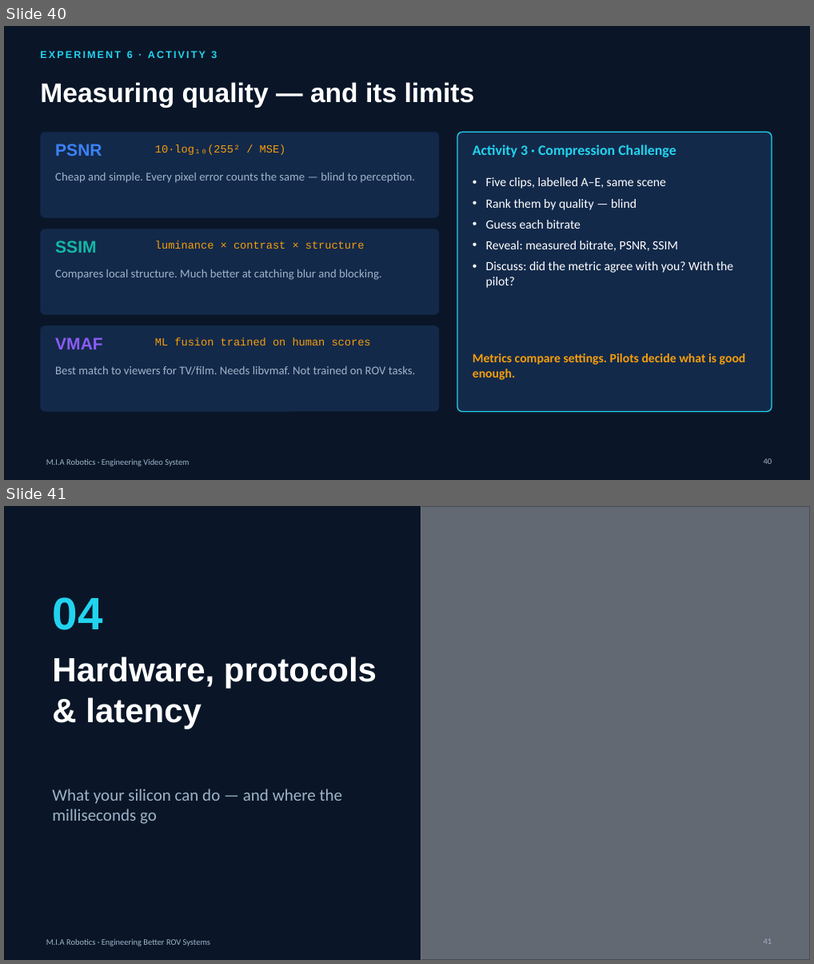
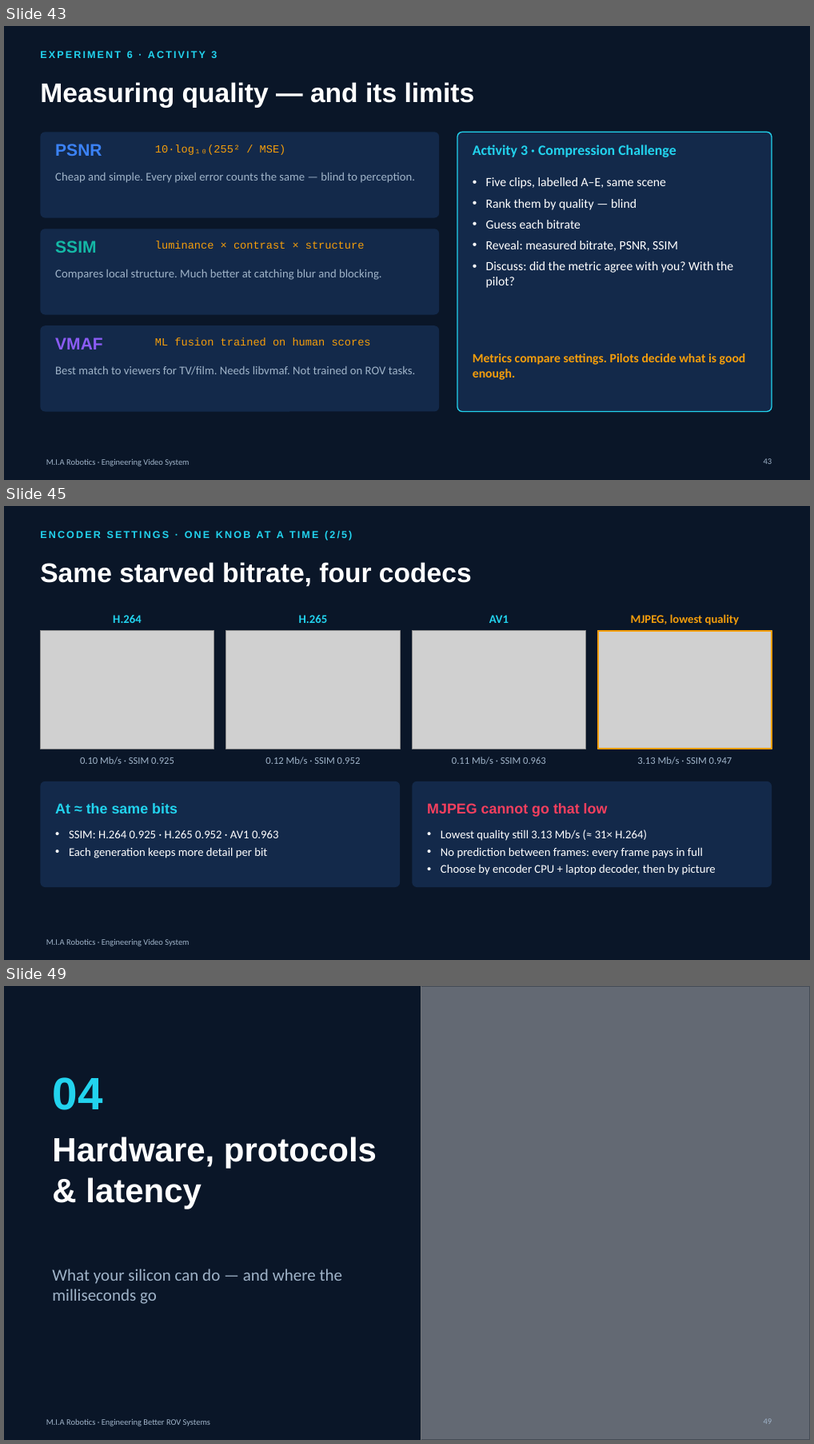
Before and after one commit to YoussefAbbas2001/video-streaming, a slide deck: presentation/MIA_Video_Streaming.pptx. Shown one above the other, each under a label of ours: slides 40 and 41 before the commit, slides 43, 45 and 49 after it; the slides between them are not shown. The pictures are 814x964 and 814x1444 pixels, drawn with LibreOffice and Linux fonts; fonts in the diff are those of the drawing; grey boxes stand for pictures; background and template pictures are left out. Boxes give left, top, right and bottom in pixels: in the first picture for what was removed or moved away, otherwise in the second. Text is boxed around its words. In the diff, an @@ line names an element or a change of style, - is before the commit and + after.

```diff
--- a/presentation/MIA_Video_Streaming.pptx
+++ b/presentation/MIA_Video_Streaming.pptx
@@ slide 45 added at bbox=[4, 506, 810, 960], background #0A1628; not listed: 1 template element that a slide beside it also shows @@
@@ text added at bbox=[257, 531, 347, 538], 12 pt, text #22D3EE, bold @@
+ENCODER SETTINGS · ONE KNOB AT A TIME (2/5)
@@ title added at bbox=[40, 562, 472, 587], 32 pt, text #FFFFFF, bold @@
+Same starved bitrate, four codecs
@@ text added at bbox=[113, 615, 142, 623], 14 pt, text #22D3EE, bold @@
+H.264
@@ text added at bbox=[299, 615, 328, 623], 14 pt, text #22D3EE, bold @@
+H.265
@@ text added at bbox=[490, 615, 509, 623], 14 pt, text #22D3EE, bold @@
+AV1
@@ text added at bbox=[631, 614, 739, 625], 14 pt, text #F59E0B, bold @@
+MJPEG, lowest quality
@@ picture added at bbox=[40, 631, 214, 748] @@
@@ picture added at bbox=[226, 631, 400, 748] @@
@@ picture added at bbox=[412, 631, 586, 748] @@
@@ picture added at bbox=[598, 631, 772, 748] @@
@@ rectangle added at bbox=[598, 631, 772, 748], outline #F59E0B 2 pt @@
@@ text added at bbox=[80, 756, 174, 764], 12 pt, text #9FB3C8 @@
+0.10 Mb/s · SSIM 0.925
@@ text added at bbox=[266, 756, 361, 764], 12 pt, text #9FB3C8 @@
+0.12 Mb/s · SSIM 0.952
@@ text added at bbox=[452, 756, 546, 764], 12 pt, text #9FB3C8 @@
+0.11 Mb/s · SSIM 0.963
@@ text added at bbox=[638, 756, 733, 764], 12 pt, text #9FB3C8 @@
+3.13 Mb/s · SSIM 0.947
@@ rounded rectangle added at bbox=[40, 781, 400, 887], fill #13294A @@
@@ rounded rectangle added at bbox=[412, 781, 772, 887], fill #13294A @@
@@ text added at bbox=[55, 803, 178, 813], 17 pt, text #22D3EE, bold @@
+At ≈ the same bits
@@ text added at bbox=[427, 803, 608, 816], 17 pt, text #F43F5E, bold @@
+MJPEG cannot go that low
@@ text added at bbox=[69, 830, 279, 858], 14 pt, text #FFFFFF @@
+• SSIM: H.264 0.925 · H.265 0.952 · AV1 0.963
+• Each generation keeps more detail per bit
@@ text added at bbox=[441, 829, 716, 875], 14 pt, text #FFFFFF @@
+• Lowest quality still 3.13 Mb/s (≈ 31× H.264)
+• No prediction between frames: every frame pays in full
+• Choose by encoder CPU + laptop decoder, then by picture
@@ what was slide 40 is now slide 43 @@
@@ page number at bbox=[764, 458, 773, 464]: text changed @@
-40
+43
@@ what was slide 41 is now slide 49 @@
@@ page number at bbox=[764, 1418, 773, 1424]: text changed @@
-41
+49
```
Also in this commit, not shown: 7 other slides added, 16 other files.
